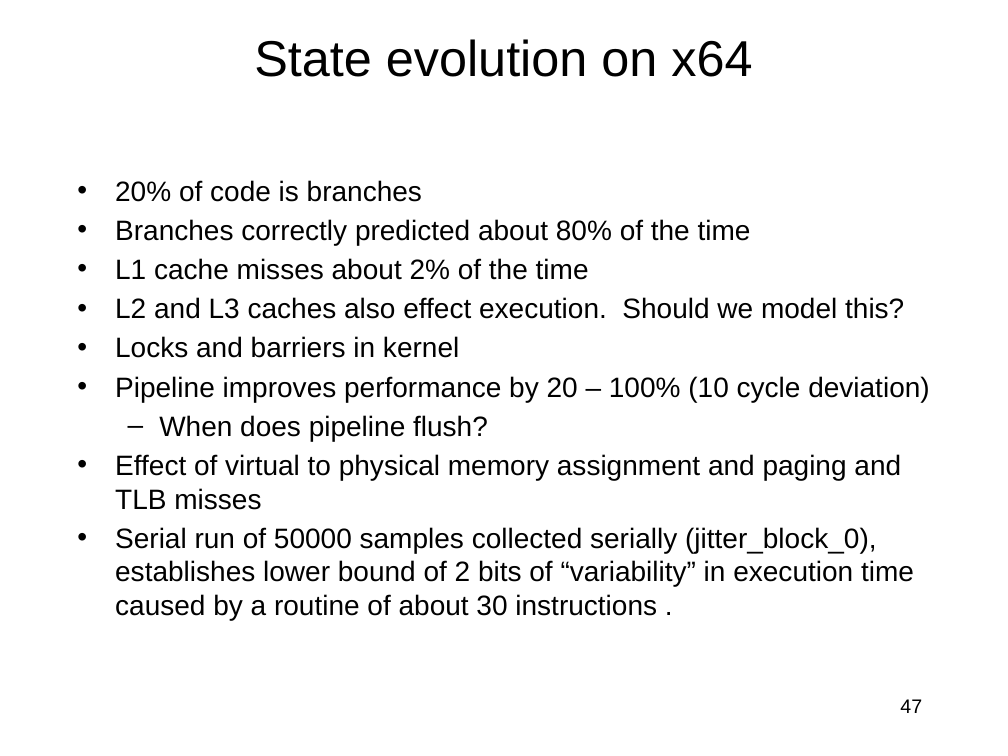
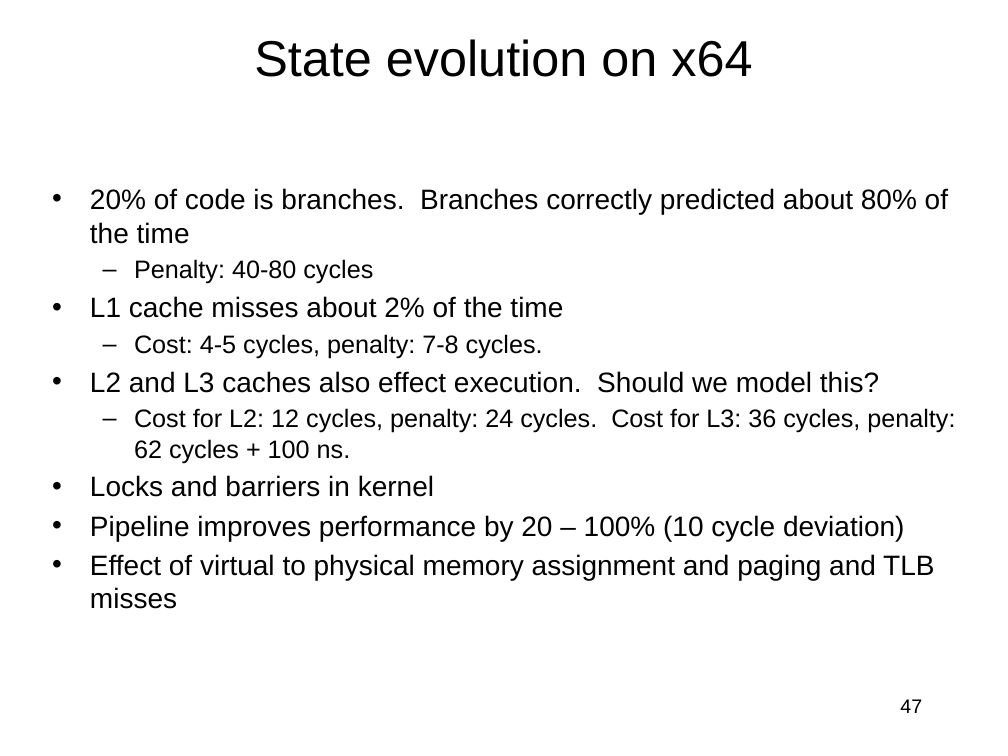
Before and after one commit to jlmucb/class_notes, a slide deck: slide 47 of BerkeleyClass/CS290Spring2013/Lectures/entropy_talk.pptx. Drawn at 1008x756 pixels with LibreOffice and Linux fonts; fonts in the diff are those of the drawing. Boxes give left, top, right and bottom in pixels: in the first picture for what was removed or moved away, otherwise in the second. Text is boxed around its words. In the diff, an @@ line names an element or a change of style, - is before the commit and + after.

```diff
--- a/BerkeleyClass/CS290Spring2013/Lectures/entropy_talk.pptx
+++ b/BerkeleyClass/CS290Spring2013/Lectures/entropy_talk.pptx
@@ text "20% of code is branches. ...": place and size @@
-text "20% of code is branches. ..." at [115,180,929,620]
+text "20% of code is branches. ..." at [90,188,955,609]
@@ text at [90,188,948,284]: text changed @@
-• 20% of code is branches
-• Branches correctly predicted about 80% of the time
+• 20% of code is branches. Branches correctly predicted about 80% of the time
+  – Penalty: 40-80 cycles
@@ text at [134,334,543,359]: paragraph added @@
+  – Cost: 4-5 cycles, penalty: 7-8 cycles.
@@ text at [134,408,955,463]: paragraph added @@
+  – Cost for L2: 12 cycles, penalty: 24 cycles. Cost for L3: 36 cycles, penalty: 62 cycles + 100 ns.
@@ text at [159,415,488,441]: paragraph removed @@
-  – When does pipeline flush?
@@ text at [115,527,914,620]: paragraph removed @@
-• Serial run of 50000 samples collected serially (jitter_block_0), establishes lower bound of 2 bits of “variability” in execution time caused by a routine of about 30 instructions .
```
Also in this commit, not shown: 5 other slides changed, 4 slides added, 1 slide removed, 1 other file.
